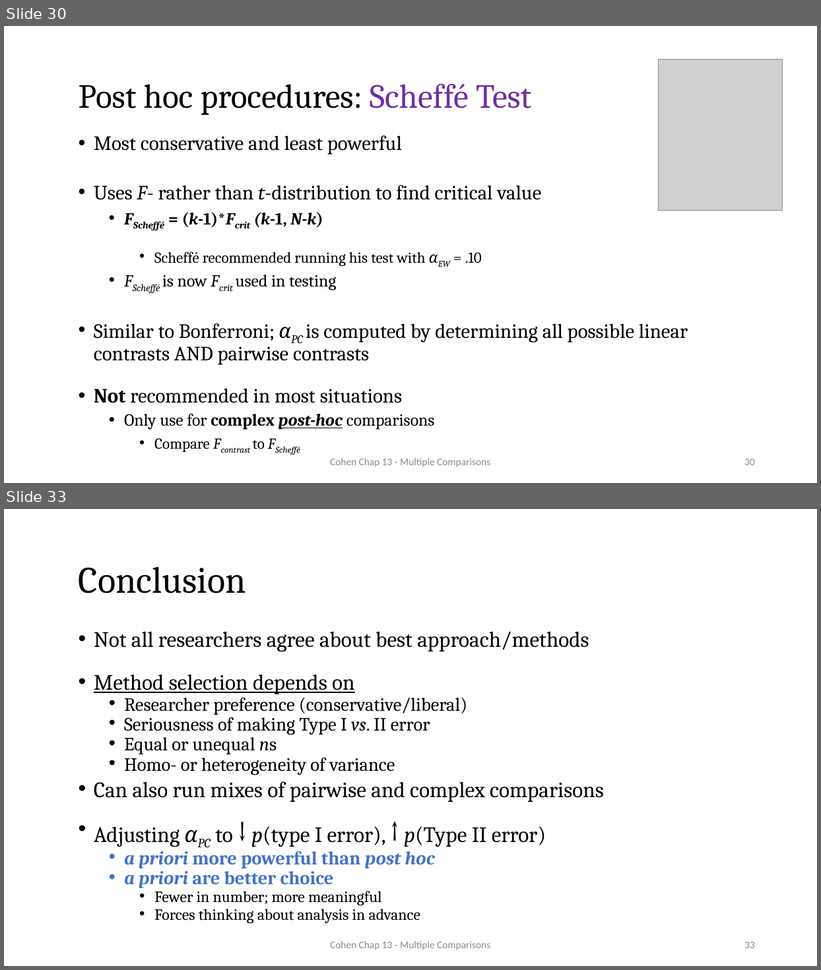
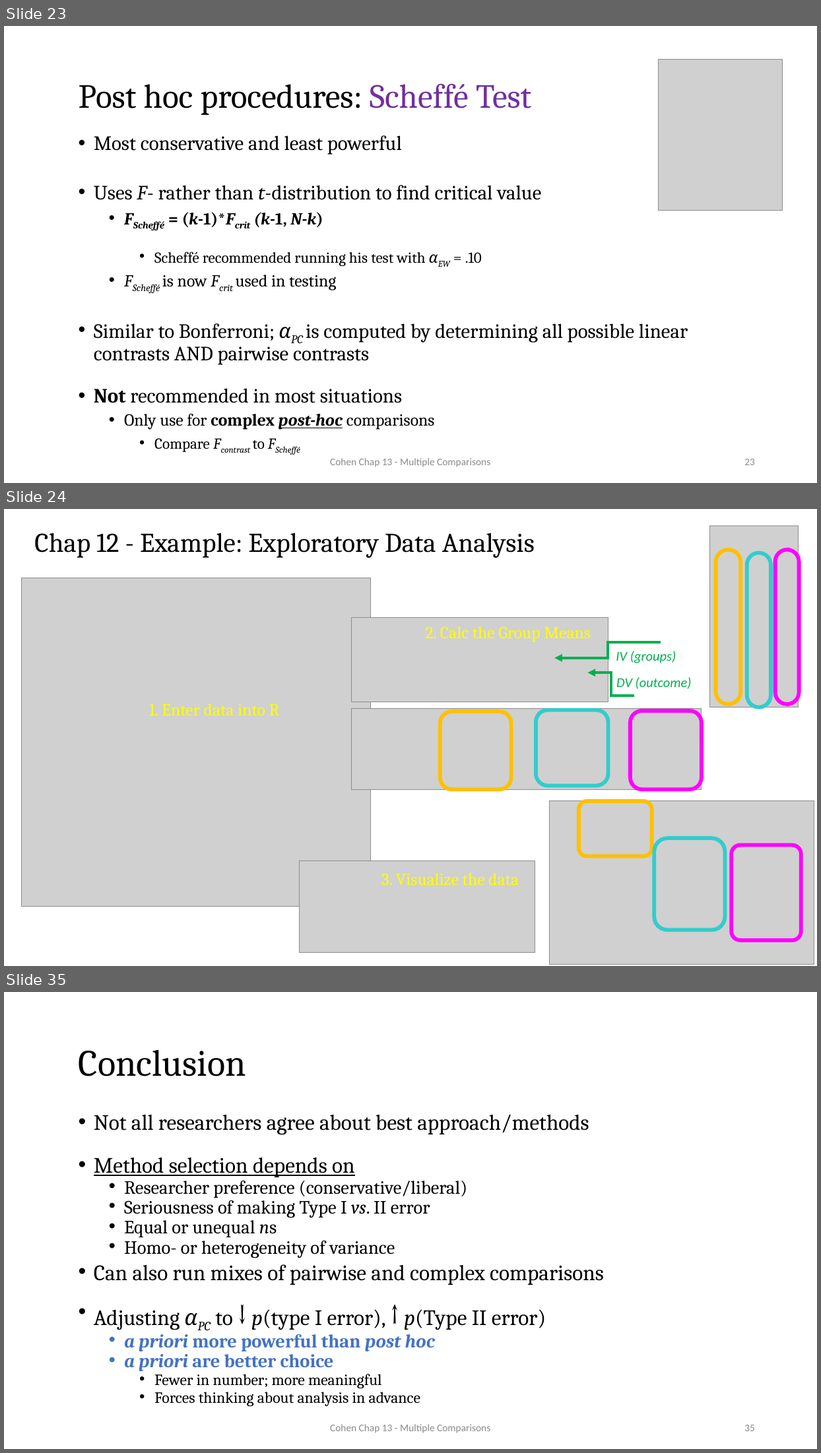
Before and after one commit to CEHS-research/PSY-6600_public, a slide deck: slides/Ch13_multcomp.pptx. Shown one above the other, each under a label of ours: slides 30 and 33 before the commit, slides 23, 24 and 35 after it; the slides between them are not shown. The pictures are 821x970 and 821x1453 pixels, drawn with LibreOffice and Linux fonts; fonts in the diff are those of the drawing; grey boxes stand for pictures. Boxes give left, top, right and bottom in pixels: in the first picture for what was removed or moved away, otherwise in the second. Text is boxed around its words. In the diff, an @@ line names an element or a change of style, - is before the commit and + after.

Commit message:
revamp chap 13 slides

```diff
--- a/slides/Ch13_multcomp.pptx
+++ b/slides/Ch13_multcomp.pptx
@@ slide 24 added at (4,509,817,966), background #FFFFFF @@
@@ picture added at (710,526,798,707) @@
@@ title added at (34,533,535,558), 32 pt, text #000000 @@
+Chap 12 - Example: Exploratory Data Analysis
@@ rounded rectangle added at (716,550,741,705), outline #FFC000 4.5 pt @@
@@ rounded rectangle added at (747,553,771,708), outline #33CCCC 4.5 pt @@
@@ rounded rectangle added at (776,550,799,705), outline #FF00FF 4.5 pt @@
@@ picture added at (21,578,370,907) @@
@@ group added at (351,618,692,702): 3 texts, 2 elbow arrows, 1 picture @@
+DV (outcome)
+IV (groups)
+2. Calc the Group Means
@@ text added at (149,704,280,716), 20 pt, text #FFFF00 @@
+1. Enter data into R
@@ group added at (351,708,702,789): 3 rounded rectangles, 1 picture @@
@@ picture added at (300,861,535,953) @@
@@ group added at (550,801,814,964): 3 rounded rectangles, 1 picture @@
@@ text added at (382,873,519,886), 20 pt, text #FFFF00 @@
+3. Visualize the data
@@ what was slide 30 is now slide 23 @@
@@ page number at (745,459,755,466): text changed @@
-30
+23
@@ what was slide 33 is now slide 35 @@
@@ page number at (745,1425,755,1432): text changed @@
-33
+35
```
Also in this commit, not shown: 7 slides changed, 4 other slides added, 1 slide removed.
